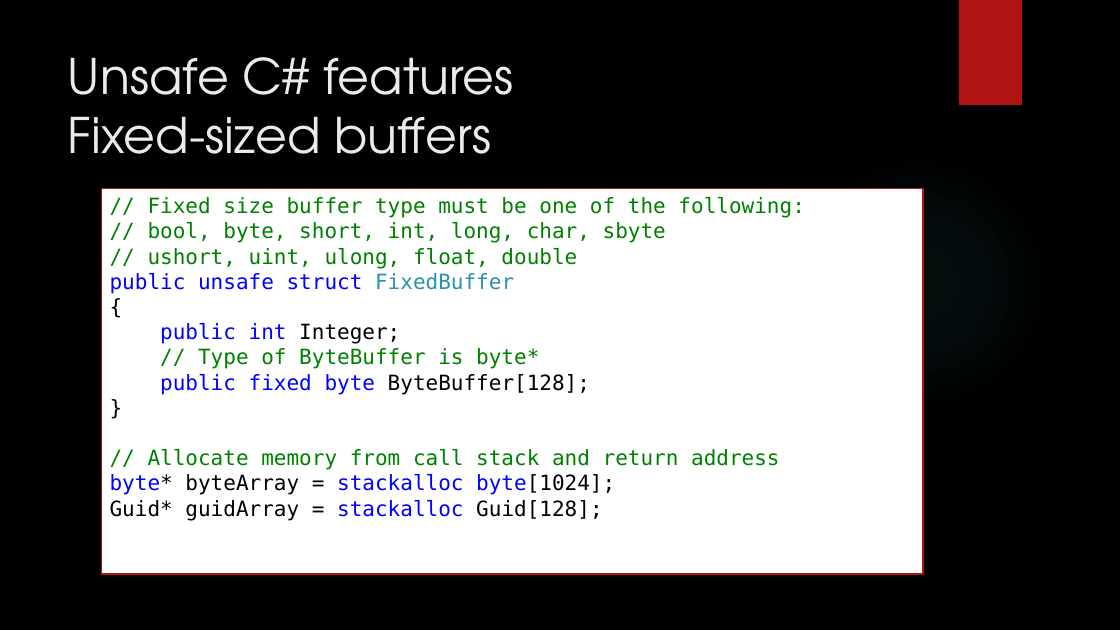
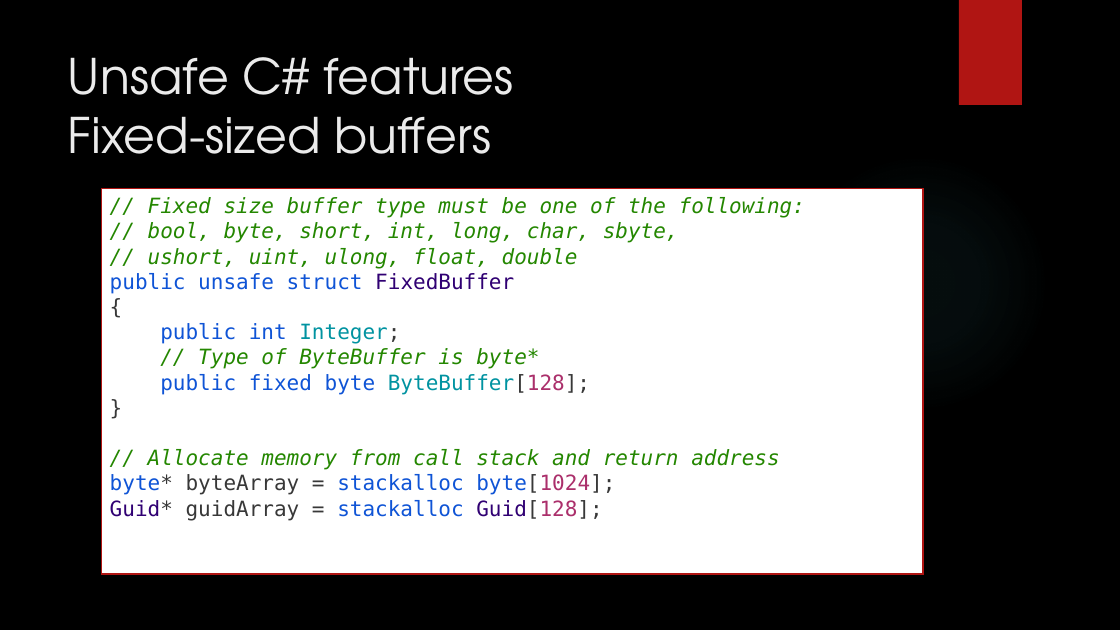
Before and after one commit to dennisdietrich/UnsafeCSharp, a slide deck: slide 14 of doc/Introduction to unsafe C#.pptx (slide 12 before the commit). Drawn at 1120x630 pixels with LibreOffice and Linux fonts; fonts in the diff are those of the drawing; background and template pictures are left out. Boxes give left, top, right and bottom in pixels: in the first picture for what was removed or moved away, otherwise in the second. Text is boxed around its words. In the diff, an @@ line names an element or a change of style, - is before the commit and + after.

```diff
--- a/doc/Introduction to unsafe C#.pptx
+++ b/doc/Introduction to unsafe C#.pptx
@@ text in rectangle at bbox=[110, 197, 805, 521]: text changed; text colour #008000 to #248700; italic on @@
-// Fixed size buffer type must be one of the following:
-// bool, byte, short, int, long, char, sbyte
-// ushort, uint, ulong, float, double
-public unsafe struct FixedBuffer
-{
-public int Integer;
-// Type of ByteBuffer is byte*
-public fixed byte ByteBuffer[128];
-}
-// Allocate memory from call stack and return address
-byte* byteArray = stackalloc byte[1024];
-Guid* guidArray = stackalloc Guid[128];
+// Fixed size buffer type must be one of the following:
+// bool, byte, short, int, long, char, sbyte,
+// ushort, uint, ulong, float, double
+public unsafe struct FixedBuffer
+{
+public int Integer;
+// Type of ByteBuffer is byte*
+public fixed byte ByteBuffer[128];
+}
+// Allocate memory from call stack and return address
+byte* byteArray = stackalloc byte[1024];
+Guid* guidArray = stackalloc Guid[128];
```
Also in this commit, not shown: 21 other slides changed, 7 slides added, 6 other files.
